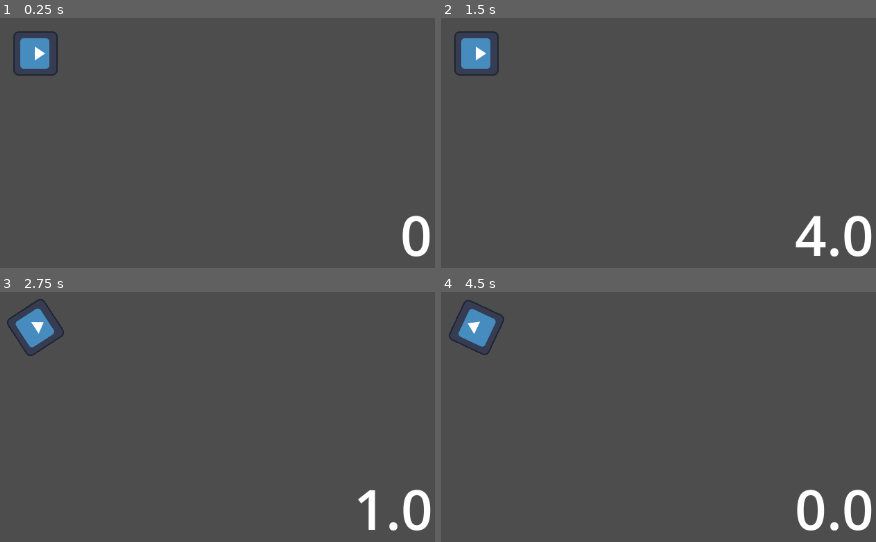
Above: before the commit, frames 1-4 (two rows, left to right).
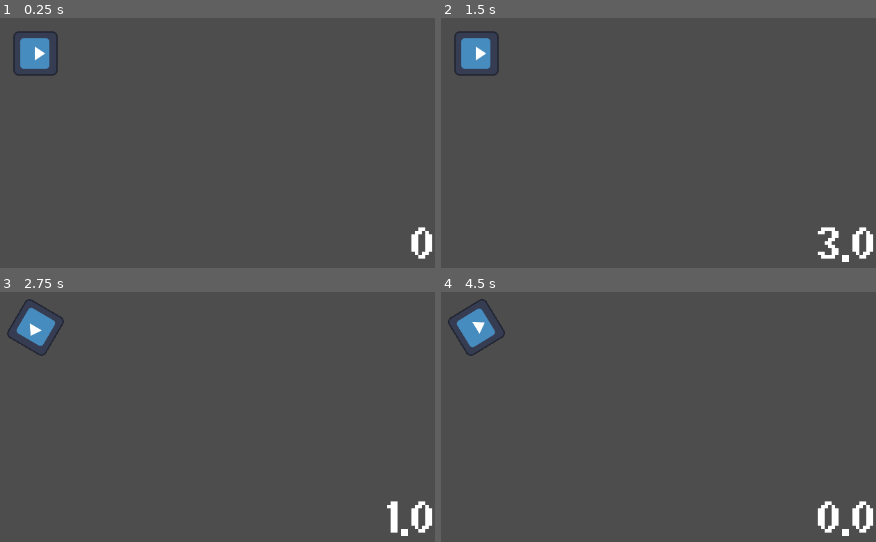
Above: after the commit, the same moments.

Repository: Snakatakka/crazy-busi
Game: Godot game, scene res://Test.tscn
Two runs of this game, one before a commit and one after it. Both use one fixed random seed, a clock stepped at 60 frames per second and the inputs below. The engine's default icon, where the game draws it, is replaced by a stand-in: a white triangle on a blue panel in a dark square.
Inputs:
- Up to frame 1 (0.25 s): no input
- Up to frame 2 (1.5 s): tap Enter at 0.5 s; hold D (right) 0.53-1.28 s; tap Alt at 0.6 s; tap Space at 1.25 s; hold S (down) from 1.28 s (still down); tap Shift at 1.35 s
- Up to frame 3 (2.75 s): release S (down) at 2.03 s; hold D (right) from 2.03 s (still down); tap Alt at 2.1 s
- Up to frame 4 (4.5 s): release D (right) at 2.78 s; hold W (up) 2.78-3.53 s; tap Shift at 2.85, 4.35 s; hold A (left) from 3.53 s (still down); tap Alt at 3.6 s

The runs differ from the first frame. In frame 1, 0.7% of the frame differs, in the area x 92-100%, y 78-97%; in frame 2, 1.6%; in frame 3, 2.0%; in frame 4, 2.3%, in the area x 1-100%, y 2-98%.

Commit message:
Added stop prototype; fixed movement issues.

Diff:
--- a/Test.tscn
+++ b/Test.tscn
@@ -1,6 +1,7 @@
-[gd_scene load_steps=5 format=3 uid="uid://j2y1411io0we"]
+[gd_scene load_steps=6 format=3 uid="uid://j2y1411io0we"]
 
 [ext_resource type="PackedScene" uid="uid://cauuub3s13vfw" path="res://scenes/player/bus.tscn" id="1_myinc"]
+[ext_resource type="PackedScene" uid="uid://4uygp5rnyhy2" path="res://scenes/stop.tscn" id="2_njov2"]
 
 [sub_resource type="CanvasItemMaterial" id="CanvasItemMaterial_njov2"]
 
@@ -21,3 +22,6 @@
 [node name="CollisionShape2D" type="CollisionShape2D" parent="StaticBody2D"]
 position = Vector2(681, -408)
 shape = SubResource("RectangleShape2D_8tn2x")
+
+[node name="stop" parent="." instance=ExtResource("2_njov2")]
+position = Vector2(-833, 451)
--- a/project.godot
+++ b/project.godot
@@ -50,6 +50,13 @@
 ]
 }
 
+[layer_names]
+
+2d_physics/layer_1="backgroundObjects"
+2d_physics/layer_2="obstacles"
+2d_physics/layer_3="player"
+2d_physics/layer_4="stop"
+
 [rendering]
 
 renderer/rendering_method="gl_compatibility"
--- a/scenes/player/bus.gd
+++ b/scenes/player/bus.gd
@@ -1,8 +1,9 @@
 extends CharacterBody2D
 
 @export var speed = 0
-@export var maxSpeed = 1200
-@export var minSpeed = -1200
+@export var maxSpeed = 1600
+@export var minSpeed = -1600
+
 var rotationSpeed = 0
 
 var rotation_direction = 0
@@ -27,9 +28,7 @@
 	velocity = transform.x * speed
 
 func _physics_process(delta):
-	if speed * 0.1 < 3:
-		rotationSpeed = speed * 0.1
-	else:
+	if speed != 0:
 		rotationSpeed = 3
 
 	get_input()
--- a/scenes/player/bus.tscn
+++ b/scenes/player/bus.tscn
@@ -3,11 +3,12 @@
 [ext_resource type="Script" uid="uid://cjosawtt123ju" path="res://scenes/player/bus.gd" id="1_stnsb"]
 [ext_resource type="Texture2D" uid="uid://bgierejs0bjsa" path="res://assets/images/icon.svg" id="2_8154j"]
 [ext_resource type="Script" uid="uid://c081tvfvvy0qv" path="res://scenes/player/camera.gd" id="3_er63n"]
+[ext_resource type="FontFile" uid="uid://cbv47ww7cvyxn" path="res://assets/fonts/fibberish.ttf" id="4_vcllu"]
 [ext_resource type="Script" uid="uid://qedvecudlusx" path="res://scenes/player/speedometer.gd" id="4_xvoik"]
 
 [sub_resource type="CapsuleShape2D" id="CapsuleShape2D_5urgl"]
-radius = 130.0
-height = 344.0
+radius = 75.0
+height = 340.0
 
 [sub_resource type="SpriteFrames" id="SpriteFrames_38u8m"]
 animations = [{
@@ -20,10 +21,9 @@
 "speed": 5.0
 }]
 
-[sub_resource type="RectangleShape2D" id="RectangleShape2D_6x00d"]
-size = Vector2(108, 108)
-
 [node name="bus" type="CharacterBody2D"]
+collision_layer = 4
+collision_mask = 11
 script = ExtResource("1_stnsb")
 
 [node name="pickupDetection" type="Area2D" parent="."]
@@ -38,7 +38,7 @@
 
 [node name="busHitbox" type="CollisionShape2D" parent="."]
 rotation = 1.5707964
-shape = SubResource("RectangleShape2D_6x00d")
+shape = SubResource("CapsuleShape2D_5urgl")
 
 [node name="camera" type="Camera2D" parent="."]
 zoom = Vector2(0.5, 0.5)
@@ -51,6 +51,7 @@
 offset_top = 475.0
 offset_right = 1148.0
 offset_bottom = 640.0
+theme_override_fonts/normal_font = ExtResource("4_vcllu")
 theme_override_font_sizes/normal_font_size = 80
 text = "a"
 fit_content = true
--- a/scenes/player/speedometer.gd
+++ b/scenes/player/speedometer.gd
@@ -8,4 +8,4 @@
 
 # Called every frame. 'delta' is the elapsed time since the previous frame.
 func _process(delta: float) -> void:
-	text = str(round(abs(player.speed / 12)))
+	text = str(round(abs(player.speed / 16)))
--- /dev/null
+++ b/scenes/stop.gd
@@ -0,0 +1,27 @@
+extends Area2D
+
+@onready var stopTimer: Timer = $stopTimer
+var playerInStopRadius = false
+
+# Called when the node enters the scene tree for the first time.
+func _ready() -> void:
+	pass # Replace with function body.
+
+
+# Called every frame. 'delta' is the elapsed time since the previous frame.
+func _process(delta: float) -> void:
+	if playerInStopRadius:
+		print(stopTimer.time_left)
+		if stopTimer.is_stopped():
+			stopTimer.start()
+
+func onBodyEntered(body: Node2D) -> void:
+	playerInStopRadius = true
+
+func onBodyExited(body: Node2D) -> void:
+	playerInStopRadius = false
+	if !stopTimer.is_stopped():
+		stopTimer.stop()
+
+func onStopTimerTimeout() -> void:
+	pass # Replace with function body.
--- /dev/null
+++ b/scenes/stop.tscn
@@ -0,0 +1,23 @@
+[gd_scene load_steps=3 format=3 uid="uid://4uygp5rnyhy2"]
+
+[ext_resource type="Script" uid="uid://b5eftgxyskuk6" path="res://scenes/stop.gd" id="1_8ug1m"]
+
+[sub_resource type="RectangleShape2D" id="RectangleShape2D_02qw6"]
+size = Vector2(364, 150)
+
+[node name="stop" type="Area2D"]
+collision_layer = 8
+collision_mask = 4
+script = ExtResource("1_8ug1m")
+
+[node name="stopTimer" type="Timer" parent="."]
+wait_time = 3.0
+one_shot = true
+
+[node name="stopDetectionRadius" type="CollisionShape2D" parent="."]
+shape = SubResource("RectangleShape2D_02qw6")
+debug_color = Color(3.9948522e-06, 0.6322874, 0.45654023, 0.41960785)
+
+[connection signal="body_entered" from="." to="." method="onBodyEntered"]
+[connection signal="body_exited" from="." to="." method="onBodyExited"]
+[connection signal="timeout" from="stopTimer" to="." method="onStopTimerTimeout"]
Binary file added: assets/fonts/fibberish.ttf
Not shown, added: assets/fonts/fibberish.ttf.import
Not shown, added: scenes/stop.gd.uid
Not shown, changed: README.md
